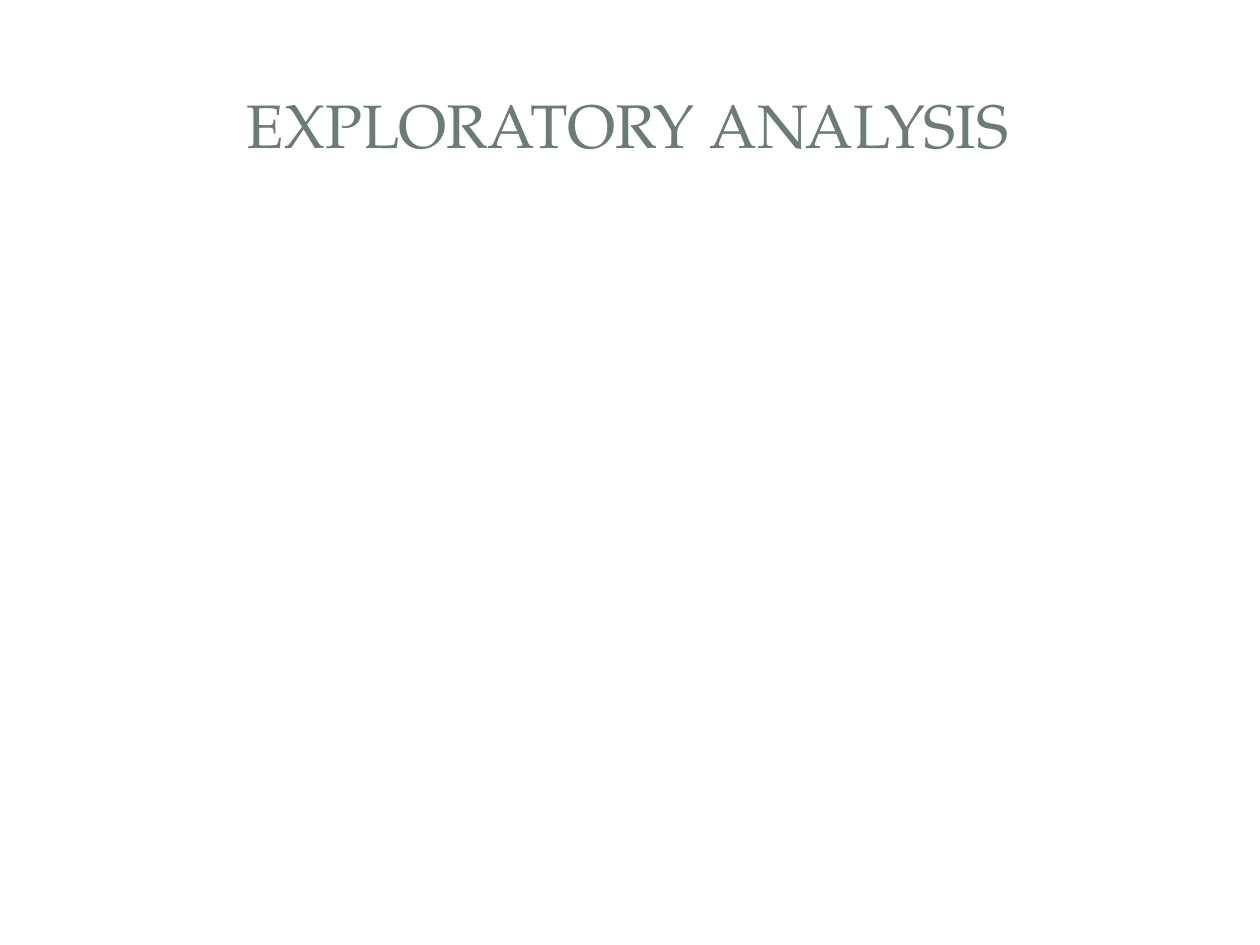
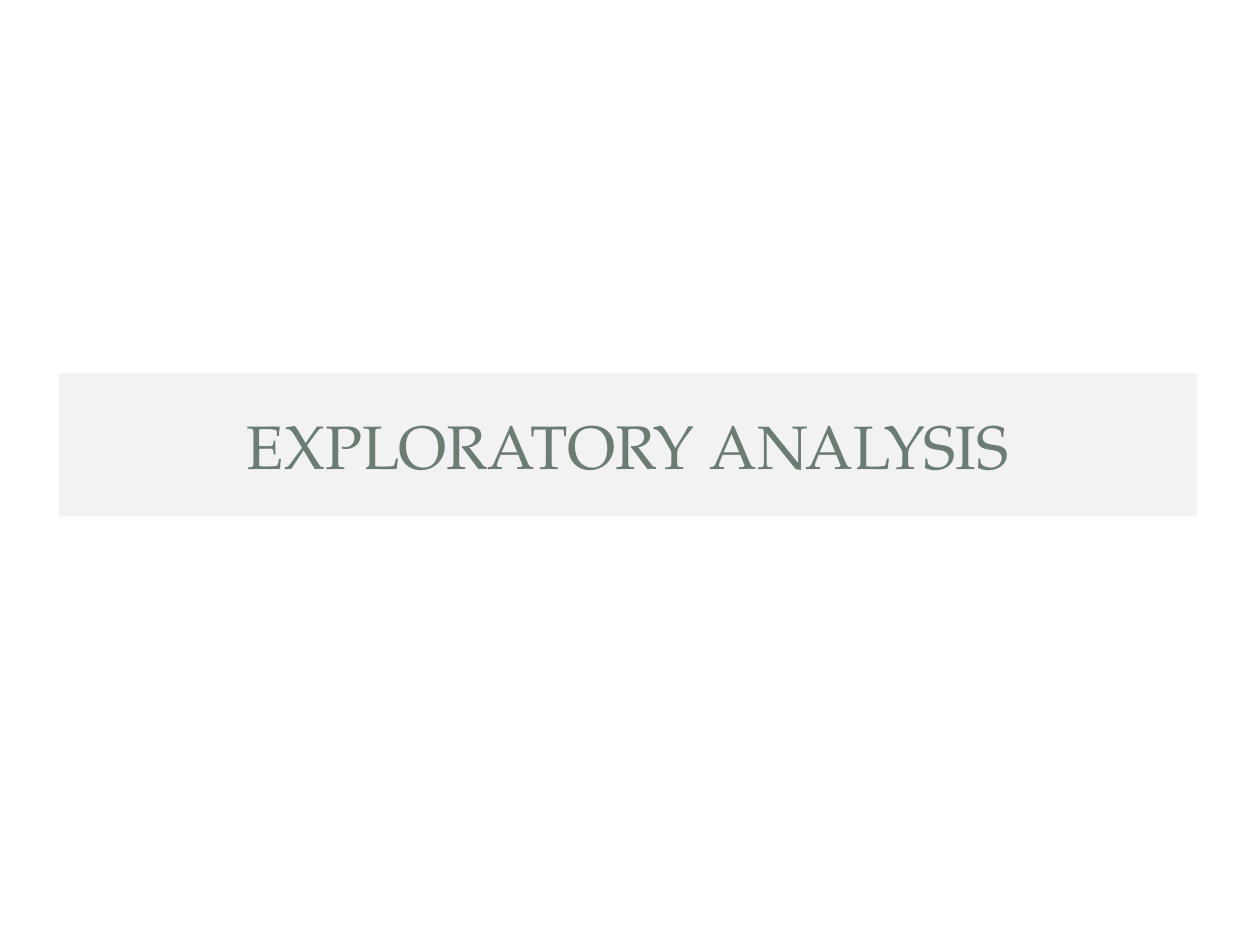
Before and after one commit to vlcekl/ds-crowdfunding, a slide deck: slide 7 of reports/crowdfunding_slidedeck.pptx. Drawn at 1260x945 pixels with LibreOffice and Linux fonts; fonts in the diff are those of the drawing; background and template pictures are left out. Boxes give left, top, right and bottom in pixels: in the first picture for what was removed or moved away, otherwise in the second. Text is boxed around its words. In the diff, an @@ line names an element or a change of style, - is before the commit and + after.

```diff
--- a/reports/crowdfunding_slidedeck.pptx
+++ b/reports/crowdfunding_slidedeck.pptx
@@ rounded rectangle removed at [13, 14, 1247, 932] @@
@@ rectangle removed at [38, 38, 1222, 220] @@
@@ rectangle removed at [52, 52, 1207, 205] @@
@@ title "EXPLORATORY ANALYSIS": place and size @@
-title "EXPLORATORY ANALYSIS" at [247, 104, 1009, 149]
+title "EXPLORATORY ANALYSIS" at [59, 373, 1197, 517]
@@ title "EXPLORATORY ANALYSIS" at [59, 373, 1197, 517]: fill none to #F2F2F2 @@
```
Also in this commit, not shown: 7 other slides changed, 6 slides added, 5 slides removed, 1 other file.
